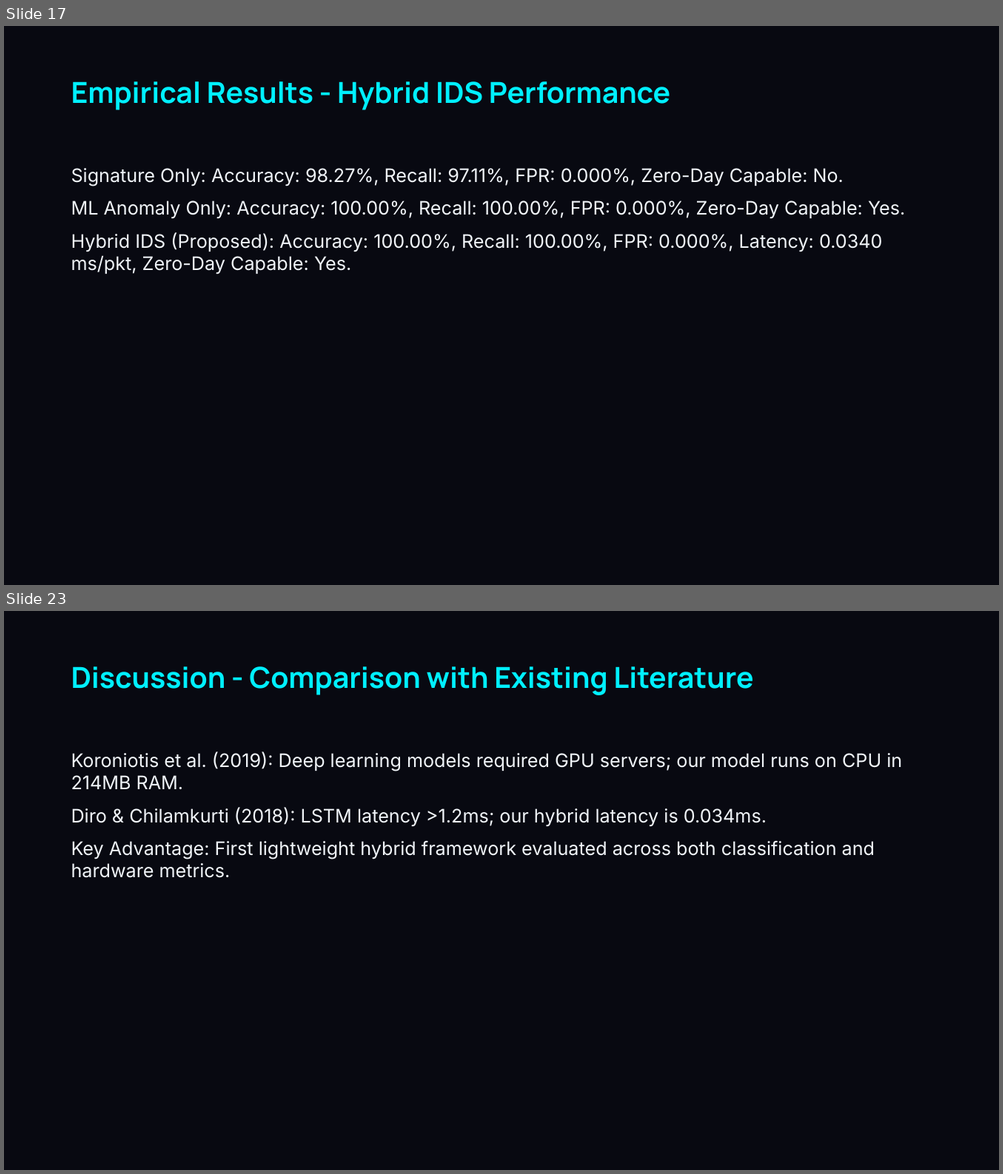
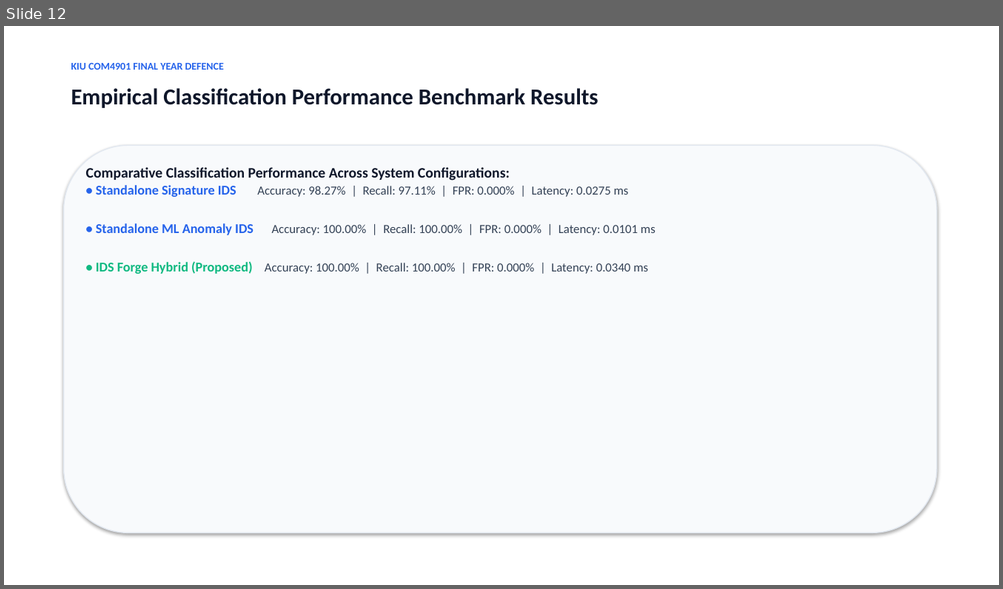
Before and after one commit to lakmal6214/IDS-Forge-Research, a slide deck: docs/Viva_Presentation_IDS_Forge_14519.pptx. Shown one above the other, each under a label of ours: slides 17 and 23 before the commit, slide 12 after it; the slides between them are not shown. The pictures are 1003x1174 and 1003x589 pixels, drawn with LibreOffice and Linux fonts; fonts in the diff are those of the drawing. Boxes give left, top, right and bottom in pixels: in the first picture for what was removed or moved away, otherwise in the second. Text is boxed around its words. In the diff, an @@ line names an element or a change of style, - is before the commit and + after.

```diff
--- a/docs/Viva_Presentation_IDS_Forge_14519.pptx
+++ b/docs/Viva_Presentation_IDS_Forge_14519.pptx
@@ slide 23 removed at bbox=[4, 611, 999, 1170], background #080911 @@
@@ text removed at bbox=[71, 667, 753, 695] @@
-Discussion - Comparison with Existing Literature
@@ text removed at bbox=[71, 752, 902, 878] @@
-Koroniotis et al. (2019): Deep learning models required GPU servers; our model runs on CPU in 214MB RAM.
-Diro & Chilamkurti (2018): LSTM latency >1.2ms; our hybrid latency is 0.034ms.
-Key Advantage: First lightweight hybrid framework evaluated across both classification and hardware metrics.
@@ what was slide 17 is now slide 12 @@
@@ slide 12 changed as well @@
@@ background #080911 to #FFFFFF @@
@@ text added at bbox=[71, 63, 224, 70], 10 pt, text #2563EB, bold @@
+KIU COM4901 FINAL YEAR DEFENCE
@@ text at bbox=[71, 88, 598, 108]: text changed; size 28 to 22 pt; font Manrope to Calibri; text colour #00F0FF to #0F172A @@
-Empirical Results - Hybrid IDS Performance
+Empirical Classification Performance Benchmark Results
@@ rounded rectangle added at bbox=[64, 145, 936, 534], fill #F8FAFC, outline #E2E8F0 1 pt @@
@@ text at bbox=[86, 167, 655, 274]: text changed; size 18 to 12 pt; font Inter to Calibri; text colour #F0F4F8 to #334155 @@
-Signature Only: Accuracy: 98.27%, Recall: 97.11%, FPR: 0.000%, Zero-Day Capable: No.
-ML Anomaly Only: Accuracy: 100.00%, Recall: 100.00%, FPR: 0.000%, Zero-Day Capable: Yes.
-Hybrid IDS (Proposed): Accuracy: 100.00%, Recall: 100.00%, FPR: 0.000%, Latency: 0.0340 ms/pkt, Zero-Day Capable: Yes.
+Comparative Classification Performance Across System Configurations:
+• Standalone Signature IDS Accuracy: 98.27% | Recall: 97.11% | FPR: 0.000% | Latency: 0.0275 ms
+• Standalone ML Anomaly IDS Accuracy: 100.00% | Recall: 100.00% | FPR: 0.000% | Latency: 0.0101 ms
+• IDS Forge Hybrid (Proposed) Accuracy: 100.00% | Recall: 100.00% | FPR: 0.000% | Latency: 0.0340 ms
```
Also in this commit, not shown: 2 other slides changed, 13 slides added, 31 other slides removed, 1 other file.
